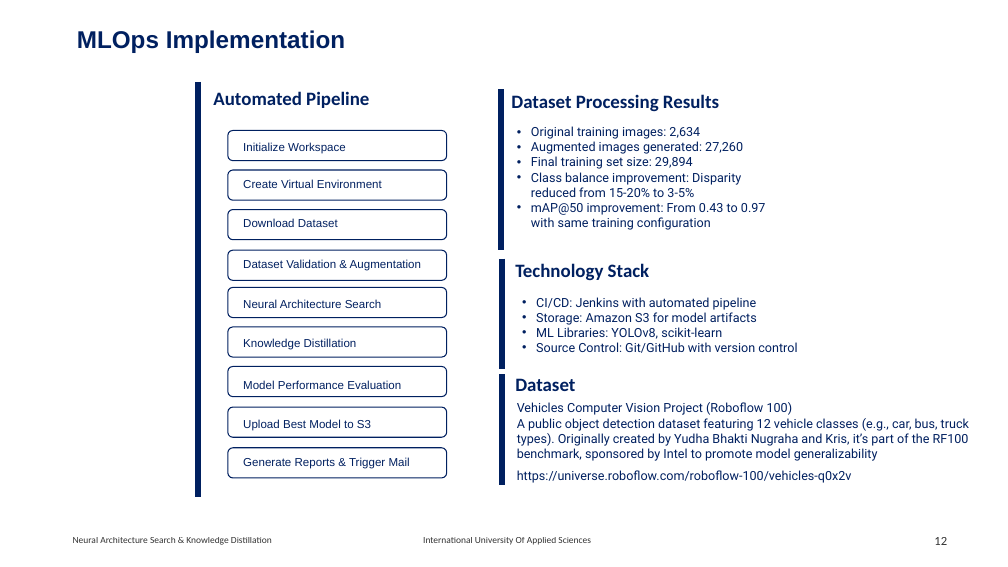
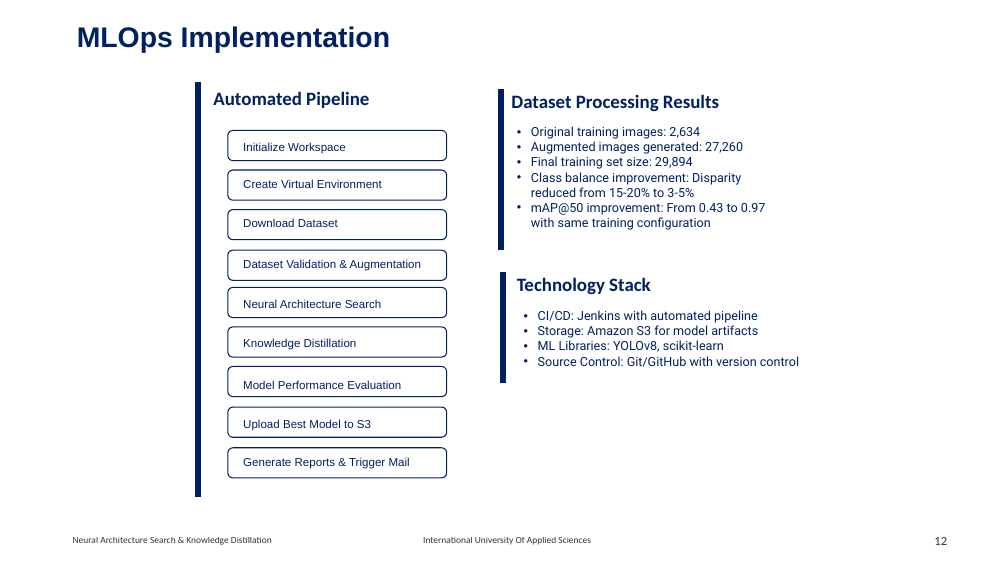
Before and after one commit to RajeshRamadas/yolov8-model-optimization, a slide deck: slide 12 of 01-Project-management/presentation/KnowledgeDistillation.pptx. Drawn at 1008x567 pixels with LibreOffice and Linux fonts; fonts in the diff are those of the drawing. Boxes give left, top, right and bottom in pixels: in the first picture for what was removed or moved away, otherwise in the second. Text is boxed around its words. In the diff, an @@ line names an element or a change of style, - is before the commit and + after.

```diff
--- a/01-Project-management/presentation/KnowledgeDistillation.pptx
+++ b/01-Project-management/presentation/KnowledgeDistillation.pptx
@@ text "MLOps Implementation" at [77,26,390,53]: size 23.1 to 27 pt; line spacing 0.7 to 0.9 @@
@@ 2 texts, 1 line: place and size @@
-2 texts, 1 line at [502,259,797,370]
+2 texts, 1 line at [504,272,799,383]
@@ line removed from (502, 374) to (502, 485) @@
@@ text removed at [515,378,575,391] @@
-Dataset
@@ text removed at [517,402,969,461] @@
-Vehicles Computer Vision Project (Roboflow 100)
-A public object detection dataset featuring 12 vehicle classes (e.g., car, bus, truck types). Originally created by Yudha Bhakti Nugraha and Kris, it’s part of the RF100 benchmark, sponsored by Intel to promote model generalizability
@@ text removed at [517,470,852,483] @@
-https://universe.roboflow.com/roboflow-100/vehicles-q0x2v
```
Also in this commit, not shown: 11 other slides changed.
